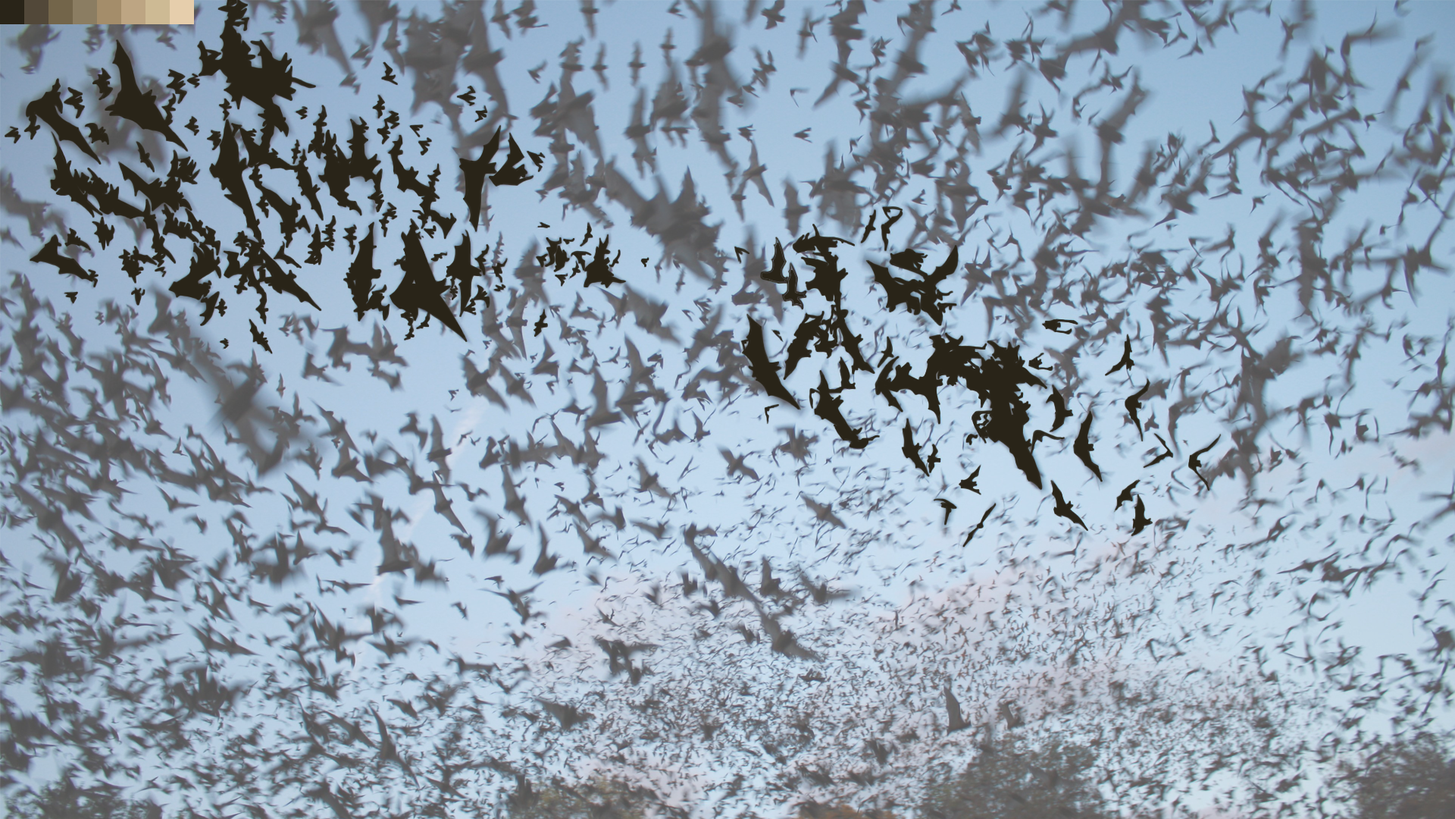
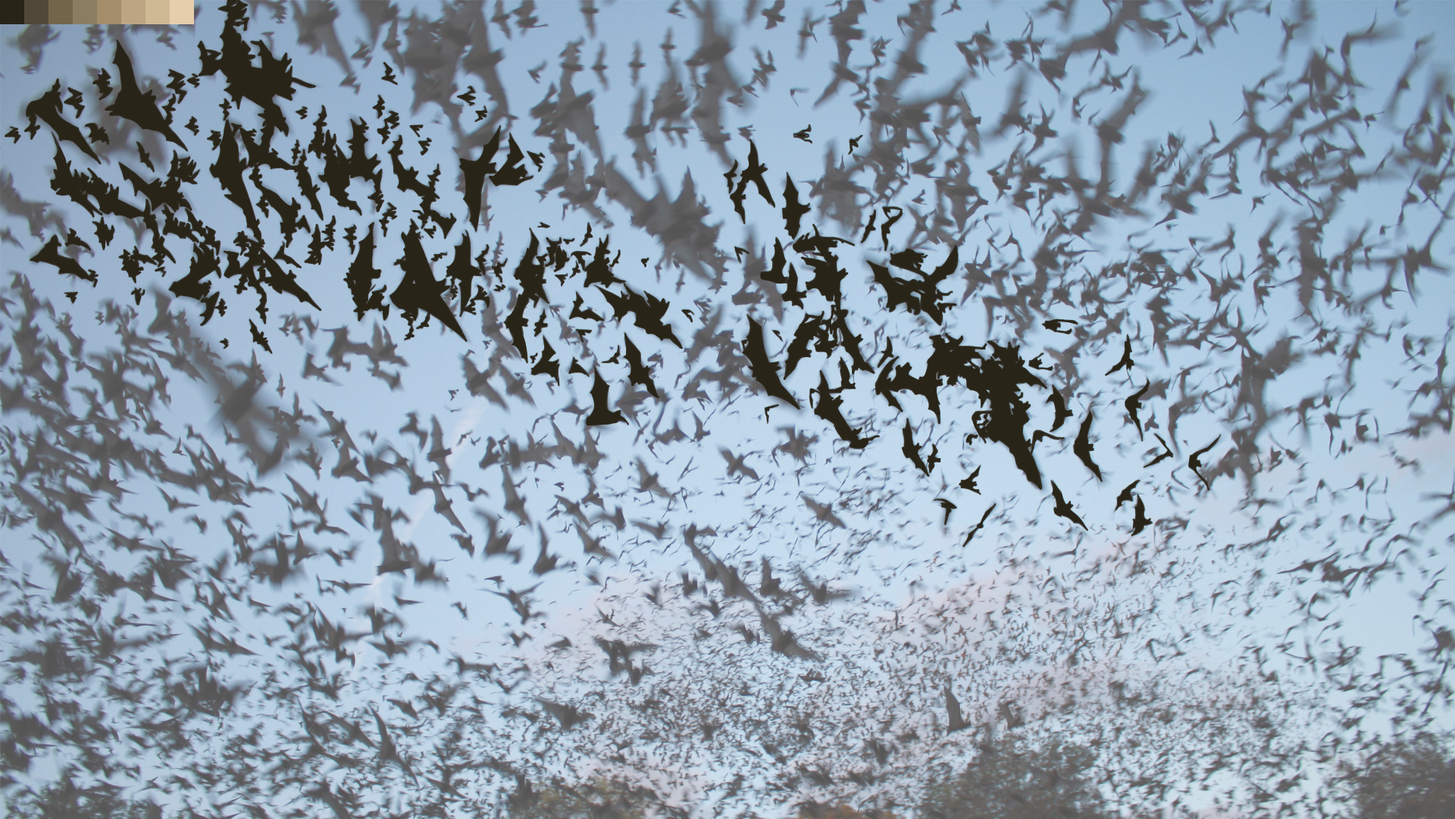
Layer changes from the first (1455, 819) image to the second:
painted on "Bat Swarm Large" over [left=502, top=123, right=864, bottom=426]
